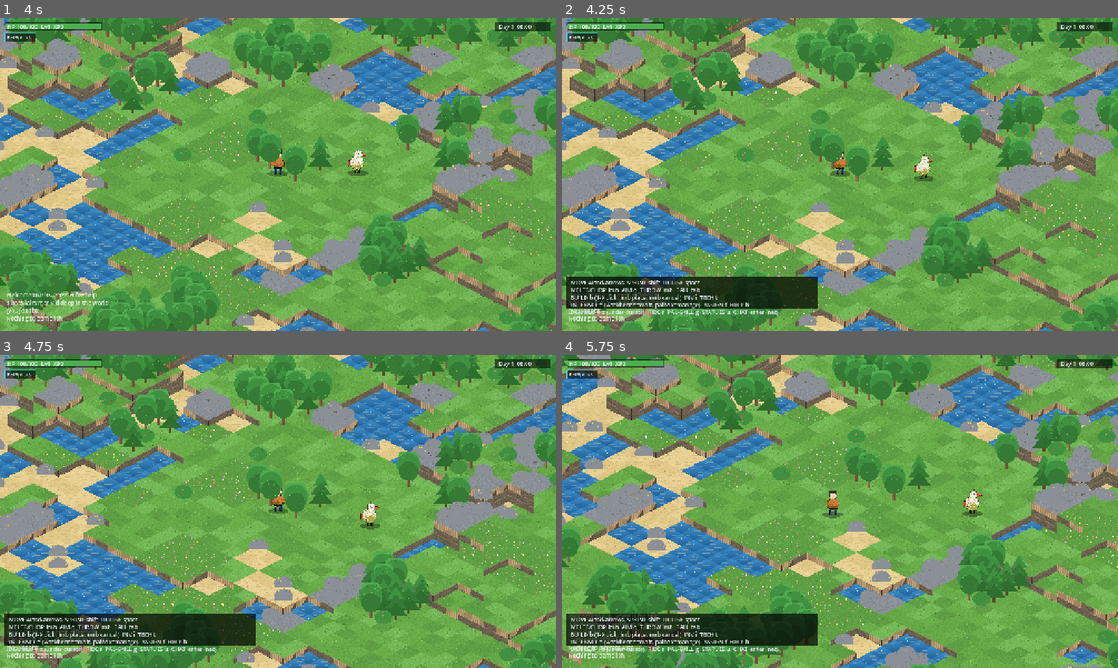
Above: before the commit, frames 1-4 (two rows, left to right).
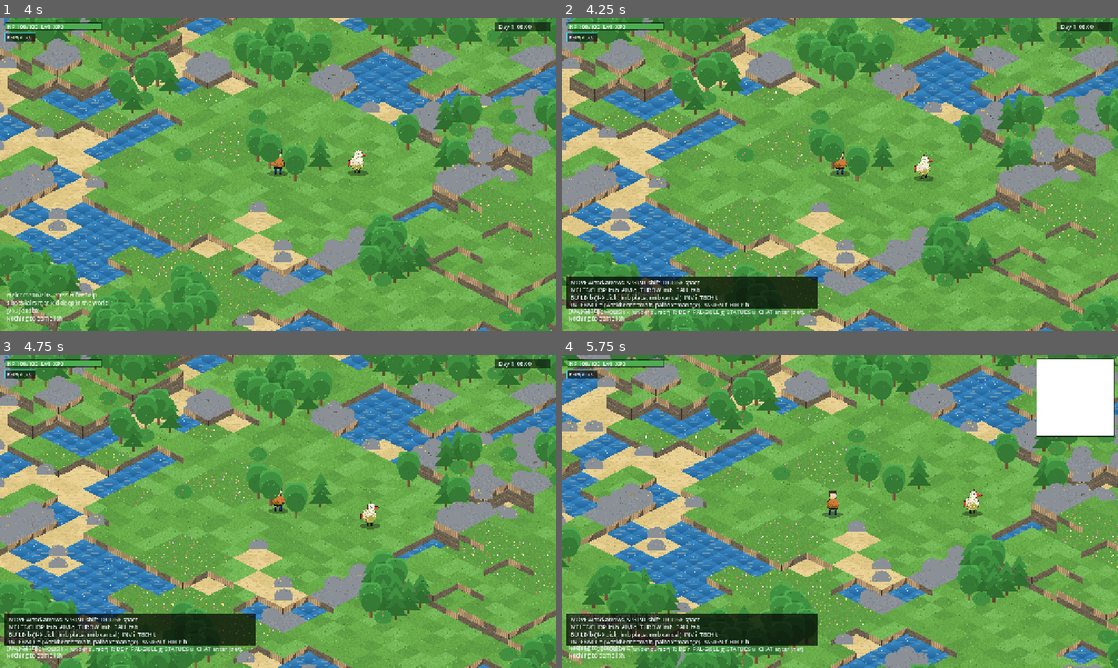
Above: after the commit, the same moments.

Repository: biggameking/PLG
Game: Godot game, scene res://scenes/main.tscn
Same seed, same stepped clock (60 frames per second), same inputs: the game is played once before the commit and once after it.
Inputs (mouse positions are in pixels of both pictures, inside the frame that each line leads up to):
- Up to frame 1 (4 s): tap Enter at 0.5, 3.5 s; move the mouse to (400, 158) at 0.52 s; hold D (move_right) 0.53-1.25 s; hold X (demolish) 0.53-1.25 s; click (400, 158) at 0.67 s; drag from (166, 190) to (250, 237) at 1.27 s; move the mouse to (333, 105) at 2.02 s; hold D (move_right) 2.03-2.75 s; hold B (build) 2.03-2.75 s; tap X (demolish) at 2.3 s; tap Space (dodge) at 2.75 s; drag from (250, 237) to (111, 127) at 2.77 s; move the mouse to (444, 221) at 3.52 s; hold A (move_left) from 3.53 s (still down); hold X (demolish) from 3.53 s (still down)
- Up to frame 2 (4.25 s): keep holding A (move_left); keep holding X (demolish); tap H (help) at 4.15 s
- Up to frame 3 (4.75 s): release A (move_left) at 4.25 s; release X (demolish) at 4.25 s; drag from (111, 464) to (194, 433) at 4.27 s
- Up to frame 4 (5.75 s): move the mouse to (867, 511) at 5.02 s; hold S (move_down) from 5.03 s (still down); hold E (interact) from 5.03 s (still down); click (867, 511) at 5.17 s; tap X (demolish) at 5.3 s; tap M (map, bound only after the commit) at 5.65 s

Frame 1 is identical in both runs. In frame 2, 0.4% of the frame differs, in the area x 1-44%, y 93-96%; in frame 3, 0.4%; in frame 4, 3.9%, in the area x 1-100%, y 1-96%.

Commit message:
audit round 19: minimap (M key)
Bakes the 220x220 world into an image once (tile colors shaded by
elevation), drawn top-right with white player dot and orange palbox
marker. Toggle with M.

Co-Authored-By: Devin AI <158243242+devin-ai-integration[bot]@users.noreply.github.com>

Diff:
--- a/project.godot
+++ b/project.godot
@@ -36,6 +36,11 @@
 cycle_sphere={"deadzone":0.2,"events":[Object(InputEventKey,"resource_local_to_scene":false,"resource_name":"","device" …(225 unchanged characters)…
 interact={"deadzone":0.2,"events":[Object(InputEventKey,"resource_local_to_scene":false,"resource_name":"","device":-1, …(216 unchanged characters)…
 help={"deadzone":0.2,"events":[Object(InputEventKey,"resource_local_to_scene":false,"resource_name":"","device":-1,"win …(212 unchanged characters)…
+map={
+"deadzone": 0.2,
+"events": [Object(InputEventKey,"resource_local_to_scene":false,"resource_name":"","device":-1,"window_id":0,"alt_pressed":false,"shift_pressed":false,"ctrl_pressed":false,"meta_pressed":false,"pressed":false,"keycode":77,"physical_keycode":0,"key_label":0,"unicode":0,"location":0,"echo":false,"script":null)]
+}
+
 demolish={"deadzone":0.2,"events":[Object(InputEventKey,"resource_local_to_scene":false,"resource_name":"","device":-1, …(216 unchanged characters)…
 party_toggle={"deadzone":0.2,"events":[Object(InputEventKey,"resource_local_to_scene":false,"resource_name":"","device" …(220 unchanged characters)…
 zoom_in={"deadzone":0.2,"events":[Object(InputEventMouseButton,"resource_local_to_scene":false,"resource_name":"","devi …(276 unchanged characters)…
--- a/src/hud.gd
+++ b/src/hud.gd
@@ -8,6 +8,25 @@
 var build_sel := -1
 var click_rects := []   # [{rect, act, arg}]
 var chat_buf := ""
+
+var map_img: Image = null
+var map_show := false
+
+func bake_minimap() -> void:
+	var W := game.world
+	map_img = Image.create(W.WORLD_W, W.WORLD_H, false, Image.FORMAT_RGB8)
+	var cols := {
+		W.Tile.WATER: Color(0.13, 0.34, 0.62), W.Tile.SAND: Color(0.85, 0.76, 0.53),
+		W.Tile.GRASS: Color(0.24, 0.55, 0.24), W.Tile.TALLGRASS: Color(0.16, 0.44, 0.18),
+		W.Tile.FLOWER: Color(0.42, 0.62, 0.30), W.Tile.STONEFIELD: Color(0.48, 0.48, 0.52),
+		W.Tile.DIRT: Color(0.55, 0.42, 0.28), W.Tile.FARMLAND: Color(0.62, 0.48, 0.28)}
+	for y in W.WORLD_H:
+		for x in W.WORLD_W:
+			var c: Color = cols.get(W.tile_at(x, y), Color.BLACK)
+			var e := W.elev_at(x, y)
+			if W.tile_at(x, y) != W.Tile.WATER and W.tile_at(x, y) != W.Tile.SAND:
+				c = c.lightened(e * 0.09)
+			map_img.set_pixel(x, y, c)
 
 func _ready() -> void:
 	set_anchors_preset(Control.PRESET_FULL_RECT)
@@ -56,6 +75,11 @@
 		return
 	if event.is_action_pressed("demolish"):
 		game.demolish_at(mouse_tile())
+		return
+	if event.is_action_pressed("map"):
+		map_show = not map_show
+		if map_show and map_img == null:
+			bake_minimap()
 		return
 	if event.is_action_pressed("interact"):
 		interact()
@@ -225,11 +249,25 @@
 			"MELEE/CHOP lmb  AIM q  THROW lmb  BALL tab",
 			"BUILD b (1-9 pick, lmb place, rmb cancel)  INV i  TECH t",
 			"INTERACT e (workbench=craft, palbox=manage)  ASSIGN f  HELP h",
-			"DEMOLISH x (under cursor)  RIDE r  PAL-SKILL g  STATUES u  CHAT enter (net)",
+			"MAP m    DEMOLISH x (under cursor)  RIDE r  PAL-SKILL g  STATUES u  CHAT enter (net)",
 		]
 		draw_rect(Rect2(10, r.y - 126, 580, 76), Color(0, 0, 0, 0.7))
 		for i in range(lines.size()):
 			draw_string(font, Vector2(20, r.y - 106 + i * 17), lines[i], HORIZONTAL_ALIGNMENT_LEFT, -1, 13, Color("#dfe8ea"))
+
+	# minimap (M): baked world image + live player/palbox markers
+	if map_show and map_img != null:
+		var vw := get_viewport_rect().size.x
+		var ms := 176.0
+		var mr := Rect2(vw - ms - 10, 10, ms, ms)
+		draw_rect(mr.grow(2), Color(0, 0, 0, 0.7))
+		draw_texture_rect(ImageTexture.create_from_image(map_img), mr, false)
+		var plp := game.player.pos
+		var pp := mr.position + Vector2(plp.x / game.world.WORLD_W * ms, plp.y / game.world.WORLD_H * ms)
+		draw_rect(Rect2(pp - Vector2(2, 2), Vector2(4, 4)), Color.WHITE)
+		if game.palbox_pos.x >= 0:
+			var pb := mr.position + Vector2(game.palbox_pos.x / float(game.world.WORLD_W) * ms, game.palbox_pos.y / float(game.world.WORLD_H) * ms)
+			draw_rect(Rect2(pb - Vector2(2, 2), Vector2(4, 4)), Color(1, 0.55, 0.1))
 
 func draw_build_bar(r: Vector2) -> void:
 	var lst := game.buildable_list()
Not shown, changed: tools/smoke_out.txt
